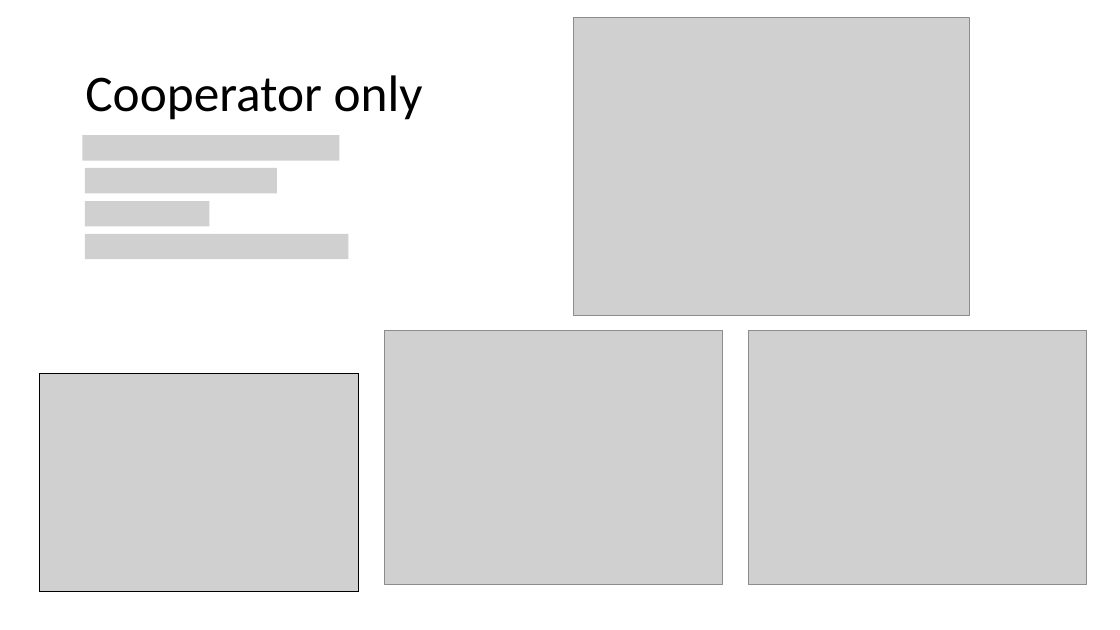
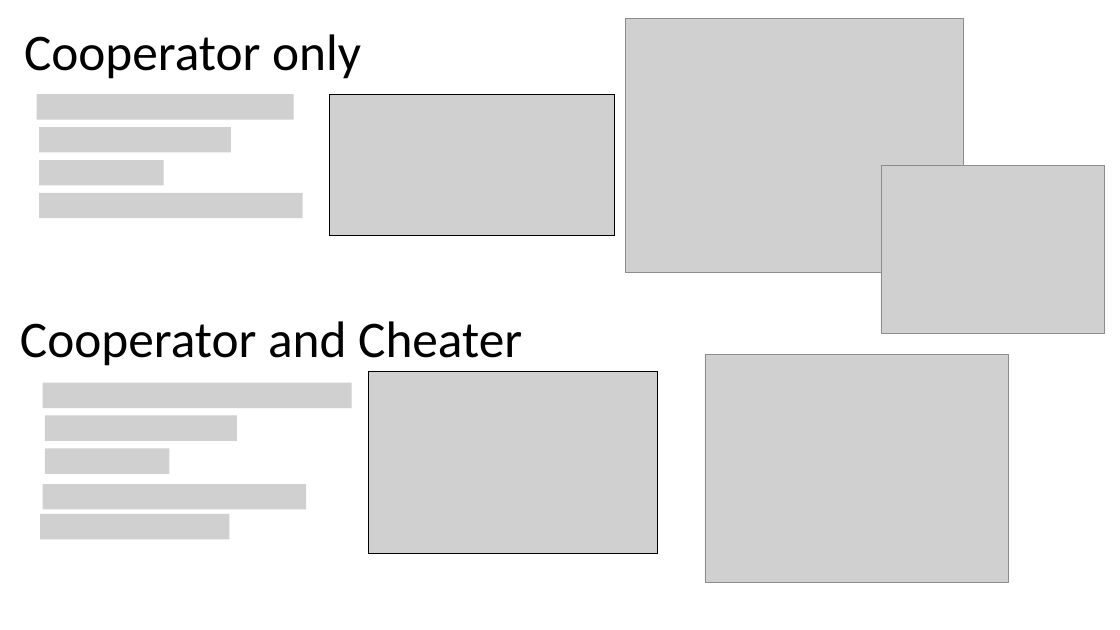
Before and after one commit to lynnbry/bacpo_git, a slide deck: slide 4 of Products/AW_fin.pptx (slide 5 before the commit). Drawn at 1120x630 pixels with LibreOffice and Linux fonts; fonts in the diff are those of the drawing; grey boxes stand for pictures. Boxes give left, top, right and bottom in pixels: in the first picture for what was removed or moved away, otherwise in the second. Text is boxed around its words. In the diff, an @@ line names an element or a change of style, - is before the commit and + after.

Commit message:
condensed slides added full system case moved reproducibility added next steps

```diff
--- a/Products/AW_fin.pptx
+++ b/Products/AW_fin.pptx
@@ title "Cooperator only": place and size @@
-title "Cooperator only" at [85, 75, 423, 120]
+title "Cooperator only" at [24, 34, 361, 79]
@@ picture removed at [573, 18, 970, 315] @@
@@ picture: place and size @@
-picture at [384, 330, 723, 584]
+picture at [625, 18, 964, 272]
@@ picture added at [37, 94, 294, 119] @@
@@ picture added at [330, 94, 616, 235] @@
@@ picture added at [39, 127, 231, 152] @@
@@ picture removed at [82, 135, 339, 160] @@
@@ picture added at [39, 160, 164, 186] @@
@@ picture removed at [85, 168, 276, 193] @@
@@ picture: place and size @@
-picture at [749, 330, 1087, 584]
+picture at [881, 166, 1106, 334]
@@ picture added at [39, 193, 303, 218] @@
@@ picture removed at [85, 201, 209, 226] @@
@@ picture removed at [85, 234, 349, 259] @@
@@ text added at [20, 321, 522, 366], 44 pt, text #000000 @@
+Cooperator and Cheater
@@ picture added at [705, 355, 1009, 582] @@
@@ picture removed at [39, 374, 358, 592] @@
@@ picture added at [43, 383, 352, 408] @@
@@ picture added at [369, 371, 658, 554] @@
@@ picture added at [45, 416, 238, 441] @@
@@ picture added at [45, 449, 170, 474] @@
@@ picture added at [43, 484, 307, 509] @@
@@ picture added at [40, 514, 230, 539] @@
```
Also in this commit, not shown: 4 other slides changed, 2 slides removed.
